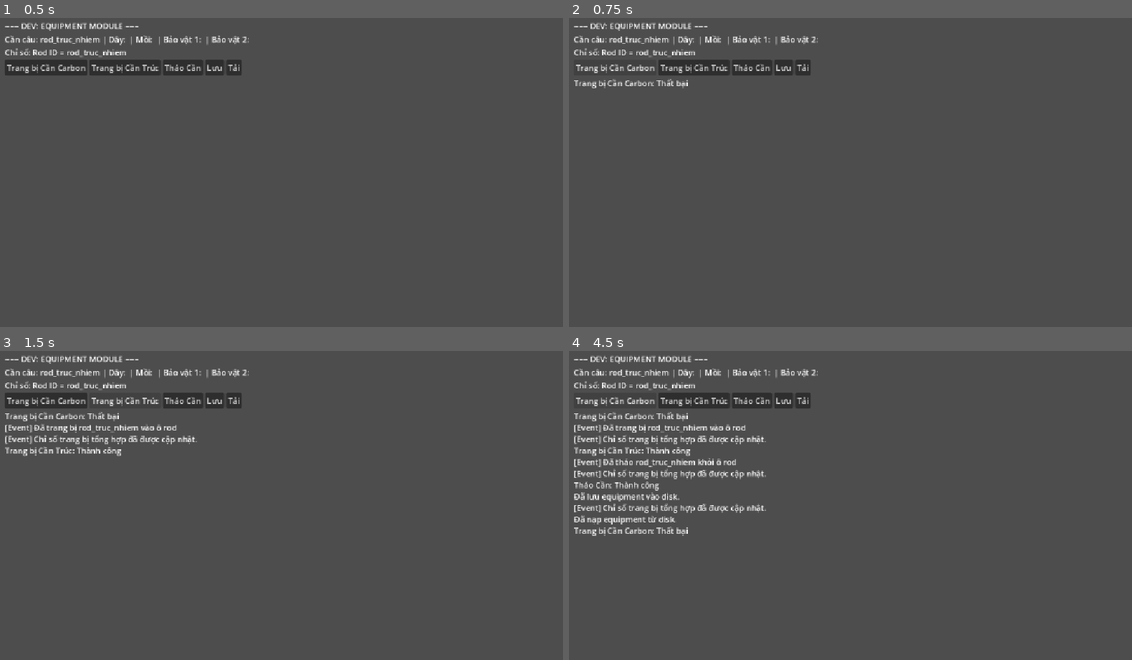
Above: before the commit, frames 1-4 (two rows, left to right).
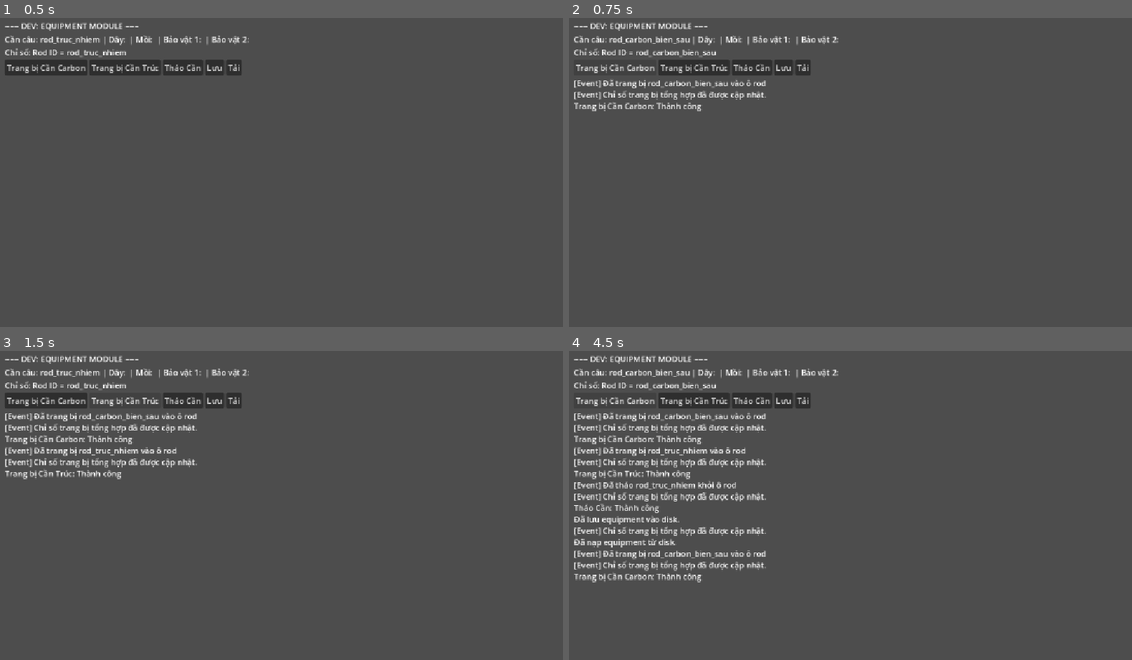
Above: after the commit, the same moments.

Repository: aohmn/GameDemo
Game: Godot game, scene res://modules/equipment/scenes/dev.tscn
Same seed, same stepped clock (60 frames per second), same inputs: the game is played once before the commit and once after it. This scene is started directly instead of the project's main scene.
Inputs:
- Up to frame 1 (0.5 s): no input
- Up to frame 2 (0.75 s): click "Trang bị Cần Carbon" at 0.5 s
- Up to frame 3 (1.5 s): click "Trang bị Cần Trúc" at 1.25 s
- Up to frame 4 (4.5 s): click "Tháo Cần" at 2 s; click "Lưu" at 2.75 s; click "Tải" at 3.5 s; click "Trang bị Cần Carbon" at 4.25 s

Frame 1 is identical in both runs. In frame 2, 1.7% of the frame differs, in the area x 0-48%, y 5-31%; in frame 3, 2.3%; in frame 4, 6.3%, in the area x 0-48%, y 5-75%.

Commit message:
refactor(equipment,boot): go duong dan cung fishing, dang ky spec qua Bootstrap

Diff:
--- a/modules/equipment/logic/equipment_logic.gd
+++ b/modules/equipment/logic/equipment_logic.gd
@@ -35,8 +35,6 @@
 
 func _load_default_specs() -> void:
 	var paths: Array[String] = [
-		"res://modules/fishing/data/resources/rod_truc_nhiem.tres",
-		"res://modules/fishing/data/resources/rod_carbon_bien_sau.tres",
 		"res://modules/equipment/data/resources/line_cuoc_bach_lien.tres",
 		"res://modules/equipment/data/resources/bait_linh_trung.tres",
 		"res://modules/equipment/data/resources/relic_dinh_hai_chau.tres"
--- a/modules/equipment/scenes/dev.gd
+++ b/modules/equipment/scenes/dev.gd
@@ -3,6 +3,7 @@
 ## Scene kiểm tra độc lập cho module Equipment.
 
 const EquipmentAPIScript: Script = preload("res://modules/equipment/api/equipment_api.gd")
+const EquipmentItemSpecScript: Script = preload("res://modules/equipment/data/equipment_item_spec.gd")
 const EquipmentEventsContract: Script = preload("res://core/contracts/equipment_events.gd")
 
 var _api: RefCounted
@@ -12,9 +13,24 @@
 
 func _ready() -> void:
 	_api = EquipmentAPIScript.new()
+	_register_dev_rods()
 	_setup_ui()
 	_subscribe_events()
 	_update_display()
+
+
+func _register_dev_rods() -> void:
+	for entry in [
+		{"id": "rod_truc_nhiem", "name": "Cần Trúc (Dev)", "tension": 0.0, "fatigue": 0.0},
+		{"id": "rod_carbon_bien_sau", "name": "Cần Carbon (Dev)", "tension": 25.0, "fatigue": 6.0},
+	]:
+		var spec: Resource = EquipmentItemSpecScript.new()
+		spec.set("id", entry["id"])
+		spec.set("display_name", entry["name"])
+		spec.set("slot_type", "rod")
+		spec.set("max_tension_bonus", entry["tension"])
+		spec.set("fatigue_rate_bonus", entry["fatigue"])
+		_api.call("register_item_spec", spec)
 
 
 func _setup_ui() -> void:
--- a/modules/fishing/api/fishing_api.gd
+++ b/modules/fishing/api/fishing_api.gd
@@ -39,6 +39,13 @@
 		var r_id: String = str(rod.get("id"))
 		if not r_id.is_empty():
 			_rods[r_id] = rod
+
+
+func get_all_rods() -> Array[Resource]:
+	var out: Array[Resource] = []
+	for r in _rods.values():
+		out.append(r as Resource)
+	return out
 
 
 ## Bootstrap gắn nguồn cảnh giới (ví dụ Cultivation.get_current_realm_index). Chưa gắn = cảnh giới 0.
--- a/scenes/boot/main.gd
+++ b/scenes/boot/main.gd
@@ -206,6 +206,9 @@
 			_fishing_api.call("set_realm_provider", Callable(_cultivation_api, "get_current_realm_index"))
 	if _equipment_api != null:
 		_coordinator.call("set_equipment_api", _equipment_api)
+		if _fishing_api != null and _fishing_api.has_method("get_all_rods"):
+			for rod in (_fishing_api.call("get_all_rods") as Array):
+				_equipment_api.call("register_item_spec", rod)
 		if _fishing_api != null and _fishing_api.has_method("set_equipment_stats_provider"):
 			_fishing_api.call("set_equipment_stats_provider", Callable(_equipment_api, "calculate_total_stats"))
 	var eb: Node = get_node_or_null("/root/EventBus")
@@ -244,7 +247,6 @@
 	_ui_router = UI_ACTION_ROUTER_SCRIPT.new()
 	_cultivation_ui = _ui_router.call("build", _hud, _fishing_inventory_ui, _coordinator, _economy_api, _cultivation_api) as Control
 
-
 func _create_equipment_ui() -> void:
 	if _equipment_api == null or not ResourceLoader.exists(EQUIPMENT_UI_PATH):
 		return
Not shown, changed: CHANGELOG.md
